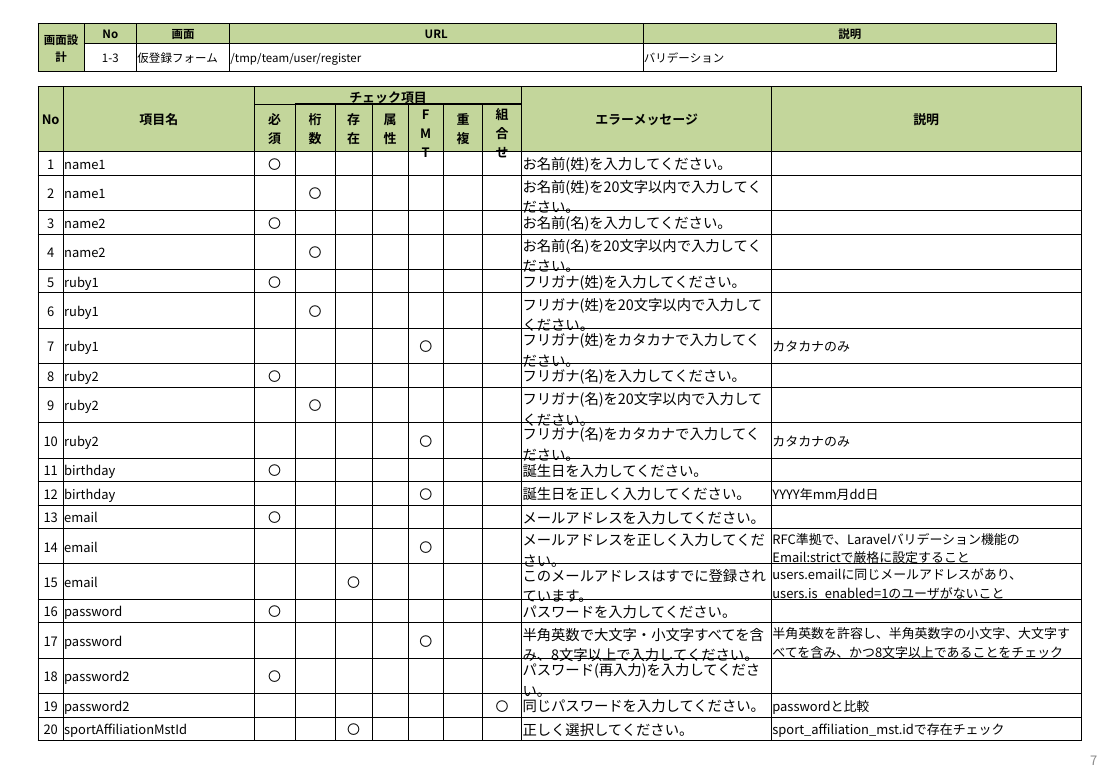
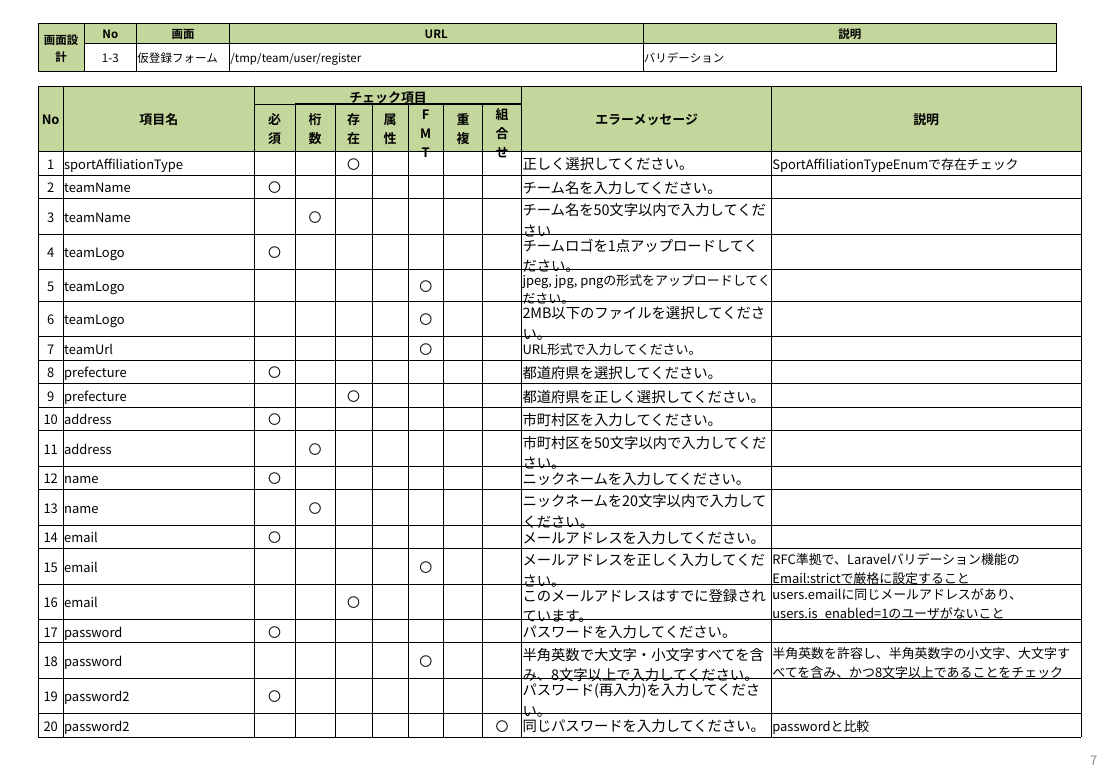
Before and after one commit to tooiea/OnLineDatingWithSportsApp, a slide deck: slide 7 of documents/OLDs_temp_team_user_register_document_spec.pptx. Drawn at 1120x775 pixels with LibreOffice and Linux fonts; fonts in the diff are those of the drawing. Boxes give left, top, right and bottom in pixels: in the first picture for what was removed or moved away, otherwise in the second. Text is boxed around its words. In the diff, an @@ line names an element or a change of style, - is before the commit and + after.

Commit message:
チーム作成時のフォームリクエストの内容修正、併せて仕様書も修正

```diff
--- a/documents/OLDs_temp_team_user_register_document_spec.pptx
+++ b/documents/OLDs_temp_team_user_register_document_spec.pptx
@@ table at (38,87,1081,738) @@
-row 3: 1 | name1 | 〇 |  |  |  |  |  |  | お名前(姓)を入力してください。 | 
+row 3: 1 | sportAffiliationType |  |  | 〇 |  |  |  |  | 正しく選択してください。 | SportAffiliationTypeEnumで存在チェック
-row 4: 2 | name1 |  | 〇 |  |  |  |  |  | お名前(姓)を20文字以内で入力してください。 | 
+row 4: 2 | teamName | 〇 |  |  |  |  |  |  | チーム名を入力してください。 | 
-row 5: 3 | name2 | 〇 |  |  |  |  |  |  | お名前(名)を入力してください。 | 
+row 5: 3 | teamName |  | 〇 |  |  |  |  |  | チーム名を50文字以内で入力してください | 
-row 6: 4 | name2 |  | 〇 |  |  |  |  |  | お名前(名)を20文字以内で入力してください。 | 
+row 6: 4 | teamLogo | 〇 |  |  |  |  |  |  | チームロゴを1点アップロードしてください。 | 
-row 7: 5 | ruby1 | 〇 |  |  |  |  |  |  | フリガナ(姓)を入力してください。 | 
+row 7: 5 | teamLogo |  |  |  |  | 〇 |  |  | jpeg, jpg, pngの形式をアップロードしてください。 | 
-row 8: 6 | ruby1 |  | 〇 |  |  |  |  |  | フリガナ(姓)を20文字以内で入力してください。 | 
+row 8: 6 | teamLogo |  |  |  |  | 〇 |  |  | 2MB以下のファイルを選択してください。 | 
-row 9: 7 | ruby1 |  |  |  |  | 〇 |  |  | フリガナ(姓)をカタカナで入力してください。 | カタカナのみ
+row 9: 7 | teamUrl |  |  |  |  | 〇 |  |  | URL形式で入力してください。 | 
-row 10, column 2: ruby2
+row 10, column 2: prefecture
-row 10, column 10: フリガナ(名)を入力してください。
+row 10, column 10: 都道府県を選択してください。
-row 11: 9 | ruby2 |  | 〇 |  |  |  |  |  | フリガナ(名)を20文字以内で入力してください。 | 
+row 11: 9 | prefecture |  |  | 〇 |  |  |  |  | 都道府県を正しく選択してください。 | 
-row 12: 10 | ruby2 |  |  |  |  | 〇 |  |  | フリガナ(名)をカタカナで入力してください。 | カタカナのみ
+row 12: 10 | address | 〇 |  |  |  |  |  |  | 市町村区を入力してください。 | 
-row 13: 11 | birthday | 〇 |  |  |  |  |  |  | 誕生日を入力してください。 | 
+row 13: 11 | address |  | 〇 |  |  |  |  |  | 市町村区を50文字以内で入力してください。 | 
-row 14: 12 | birthday |  |  |  |  | 〇 |  |  | 誕生日を正しく入力してください。 | YYYY年mm月dd日
+row 14: 12 | name | 〇 |  |  |  |  |  |  | ニックネームを入力してください。 | 
-row 15: 13 | email | 〇 |  |  |  |  |  |  | メールアドレスを入力してください。 | 
+row 15: 13 | name |  | 〇 |  |  |  |  |  | ニックネームを20文字以内で入力してください。 | 
-row 16: 14 | email |  |  |  |  | 〇 |  |  | メールアドレスを正しく入力してください。 | RFC準拠で、Laravelバリデーション機能の / Email:strictで厳格に設定すること
+row 16: 14 | email | 〇 |  |  |  |  |  |  | メールアドレスを入力してください。 | 
-row 17: 15 | email |  |  | 〇 |  |  |  |  | このメールアドレスはすでに登録されています。 | users.emailに同じメールアドレスがあり、 / users.is_enabled=1のユーザがないこと
+row 17: 15 | email |  |  |  |  | 〇 |  |  | メールアドレスを正しく入力してください。 | RFC準拠で、Laravelバリデーション機能の / Email:strictで厳格に設定すること
-row 18: 16 | password | 〇 |  |  |  |  |  |  | パスワードを入力してください。 | 
+row 18: 16 | email |  |  | 〇 |  |  |  |  | このメールアドレスはすでに登録されています。 | users.emailに同じメールアドレスがあり、 / users.is_enabled=1のユーザがないこと
-row 19: 17 | password |  |  |  |  | 〇 |  |  | 半角英数で大文字・小文字すべてを含み、8文字以上で入力してください。 | 半角英数を許容し、半角英数字の小文字、大文字すべてを含み、かつ8文字以上であることをチェック
+row 19: 17 | password | 〇 |  |  |  |  |  |  | パスワードを入力してください。 | 
-row 20: 18 | password2 | 〇 |  |  |  |  |  |  | パスワード(再入力)を入力してください。 | 
+row 20: 18 | password |  |  |  |  | 〇 |  |  | 半角英数で大文字・小文字すべてを含み、8文字以上で入力してください。 | 半角英数を許容し、半角英数字の小文字、大文字すべてを含み、かつ8文字以上であることをチェック
-row 21: 19 | password2 |  |  |  |  |  |  | 〇 | 同じパスワードを入力してください。 | passwordと比較
+row 21: 19 | password2 | 〇 |  |  |  |  |  |  | パスワード(再入力)を入力してください。 | 
-row 22: 20 | sportAffiliationMstId |  |  | 〇 |  |  |  |  | 正しく選択してください。 | sport_affiliation_mst.idで存在チェック
+row 22: 20 | password2 |  |  |  |  |  |  | 〇 | 同じパスワードを入力してください。 | passwordと比較
```
Also in this commit, not shown: 8 other slides changed, 2 slides removed, 4 other files.
